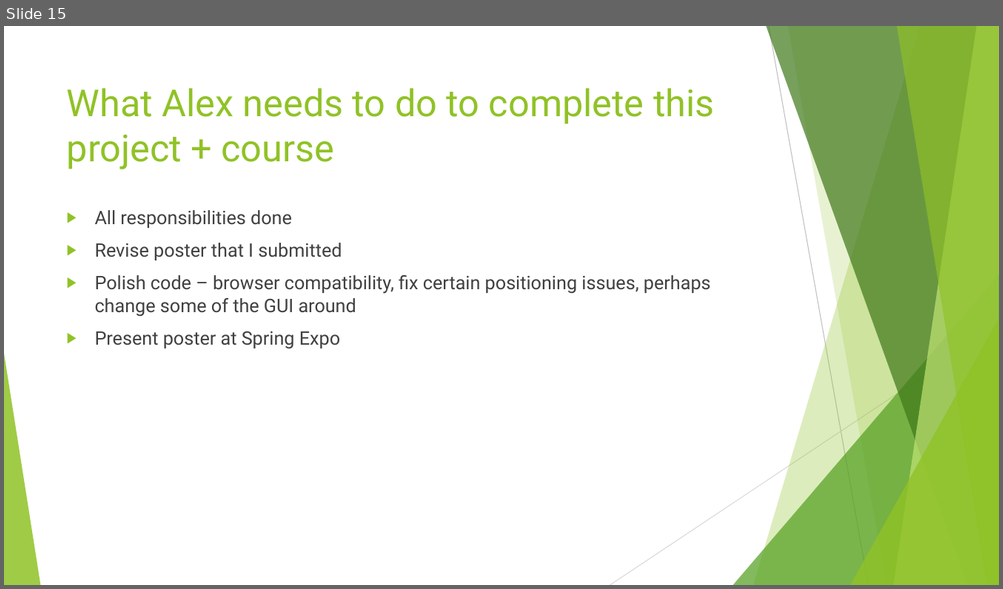
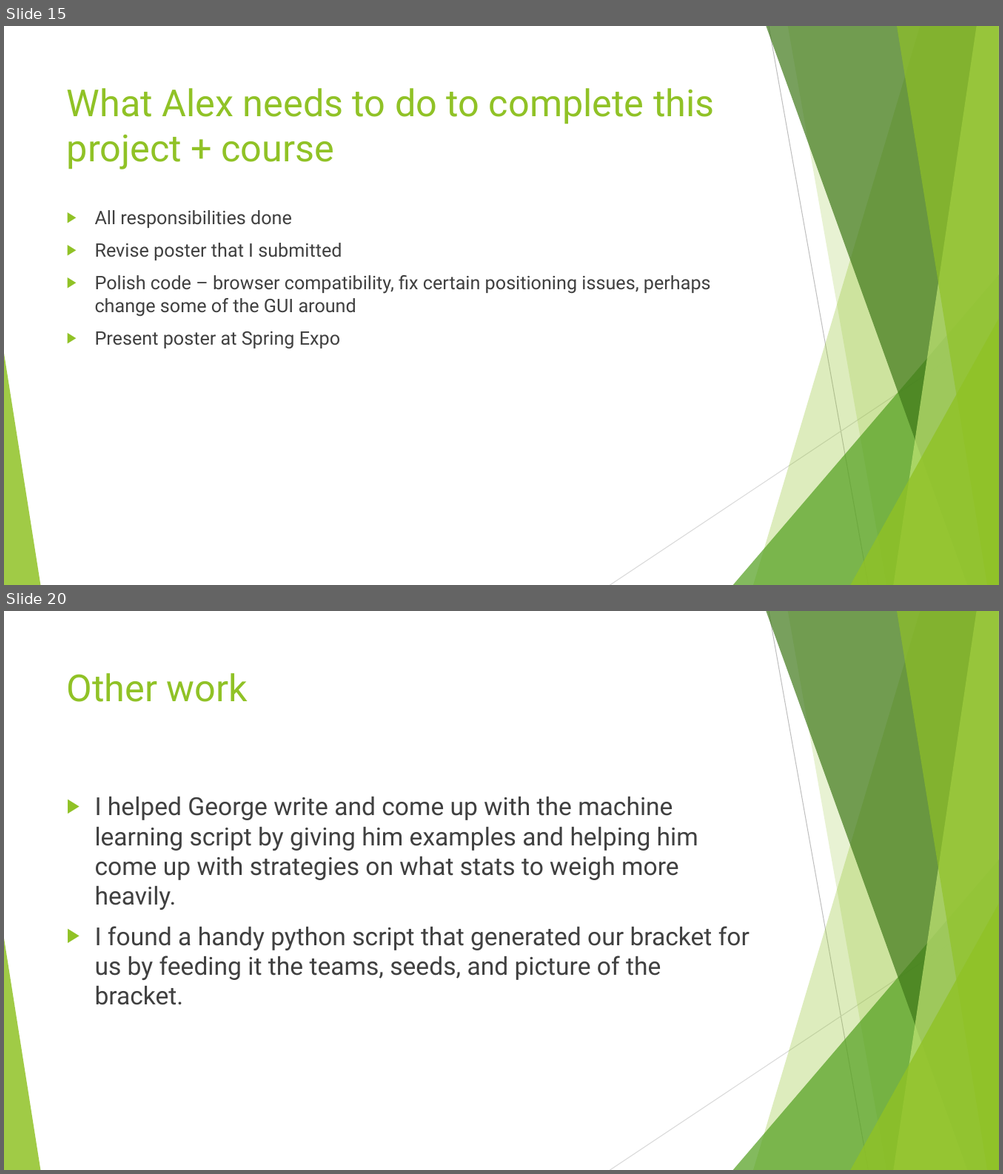
Before and after one commit to AlexDCraig/senior-capstone-project, a slide deck: FinalWinterTermProgressReport/FinalWinterTermDemo.pptx. Shown one above the other, each under a label of ours: slide 15 before the commit, slides 15 and 20 after it; the slides between them are not shown. The pictures are 1003x589 and 1003x1174 pixels, drawn with LibreOffice and Linux fonts; fonts in the diff are those of the drawing. Boxes give left, top, right and bottom in pixels: in the first picture for what was removed or moved away, otherwise in the second. Text is boxed around its words. In the diff, an @@ line names an element or a change of style, - is before the commit and + after.

```diff
--- a/FinalWinterTermProgressReport/FinalWinterTermDemo.pptx
+++ b/FinalWinterTermProgressReport/FinalWinterTermDemo.pptx
@@ slide 20 added at box(4, 611, 999, 1170), background #FFFFFF; not listed: 10 template elements that a slide beside it also shows @@
@@ title added at box(67, 673, 247, 702), 36 pt, text #90C226 @@
+Other work
@@ text added at box(95, 797, 749, 1005), 24 pt, text #404040 @@
+▶ I helped George write and come up with the machine learning script by giving him examples and helping him come up with strategies on what stats to weigh more heavily.
+▶ I found a handy python script that generated our bracket for us by feeding it the teams, seeds, and picture of the bracket.
```
Also in this commit, not shown: 3 slides changed, 3 other slides added.
